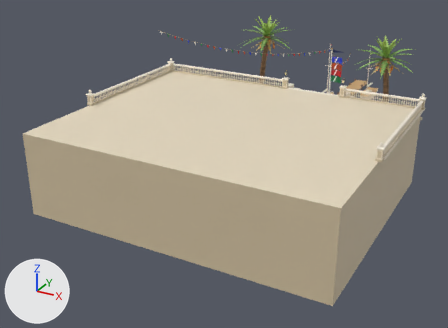
Renders of the glTF model apps/client/public/env/club.glb from each side of a commit.
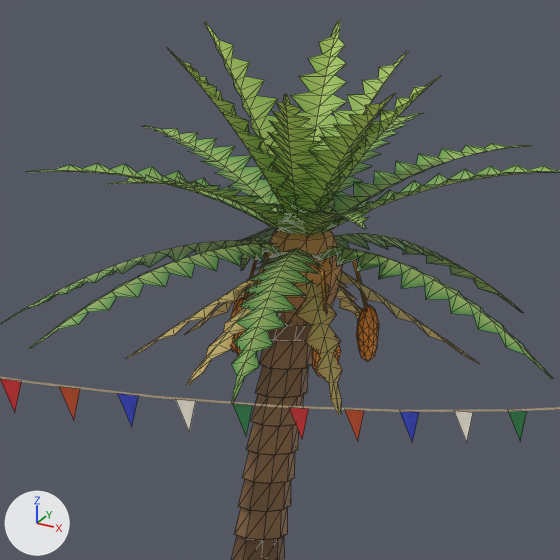
The first picture shows the older version from a 50 mm lens placed at (26.3, -51.8, 20.0), pointed at (-4.4, 4.0, -7.9). The close-ups show the older and then the newer version on the part from 53% to 65% of the width and 4% to 21% of the height of that picture. Only the edits that show in the close-ups are written down. The lights are fixed; the arrows at lower left show +X, +Y and +Z. The close-ups show mesh edges as thin lines. Where no turn or scale is listed for an object, it has been applied to the vertices. Vertices at exactly the same position are counted once.
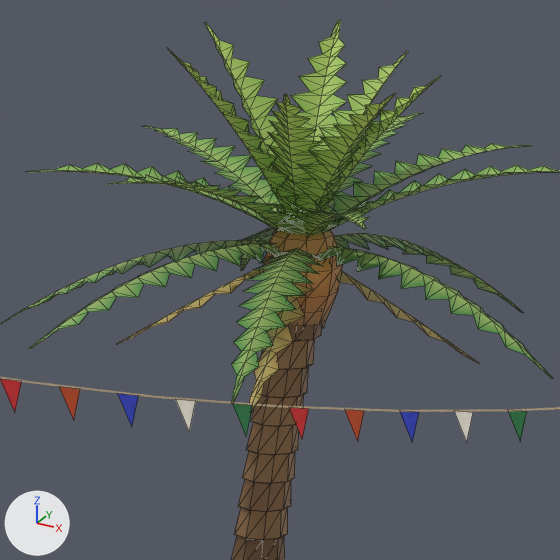
Pixel boxes (x1, y1, x2, y2) of what changed, in the close-ups (560 x 560 px):
'Mesh_11', reshaped
    before: (0, 20, 560, 415)
    after: (0, 20, 560, 412)
part 1 of me_mesh_11, deleted
    before: (312, 345, 341, 377)
part 2 of me_mesh_11, deleted (mostly hidden)
    before: (231, 297, 243, 352)
part 3 of me_mesh_11, deleted (mostly hidden)
    before: (236, 331, 257, 357)
part 4 of me_mesh_11, deleted (brown)
    before: (356, 305, 379, 361)
part 5 of me_mesh_11, cut back
    before: (126, 252, 368, 415)
    after: (117, 270, 325, 412)

Edits to the bpy script that builds the scene:
```text
Change me_mesh_11:
    used by ob_mesh_11; location = (-4.05, 13.25, 4.99)
    remove me_mesh_11.from_pydata(...)  # 1865 vertices, 2568 faces; spans x -3.64..3.59, y -3.39..3.83, z -1.93..1.93
    add me_mesh_11.from_pydata(...)  # 1513 vertices, 1952 faces; spans x -3.64..3.59, y -3.39..3.83, z -1.93..1.93
    me_mesh_11 part 1: the loose piece of 42 vertices spanning x 0.55..0.89, y -0.39..-0.14, z -1.79..-1.25 is deleted
    me_mesh_11 part 2: the loose piece of 42 vertices spanning x -0.78..-0.52, y 0.2..0.49, z -1.78..-1.13 is deleted
    me_mesh_11 part 3: the loose piece of 42 vertices spanning x -0.32..-0.05, y -0.64..-0.31, z -1.76..-1.24 is deleted
    me_mesh_11 part 4: the loose piece of 42 vertices spanning x 0.69..0.95, y 0.52..0.79, z -1.78..-1.12 is deleted
    me_mesh_11 part 5: 33 vertices moved from x -1.8..0.11, y -0.34..0.4, z -1.84..-0.54 to x -1.88..0.08, y -0.41..0.4, z -1.66..-0.52; 220 vertices removed from x -1.79..1.39, y -1.83..2.32, z -1.93..-0.46; 78 vertices added at x -1.87..0.53, y -1.69..2.2, z -1.93..-0.46
    other edits to the shape of me_mesh_11 do not show in these pictures
```
